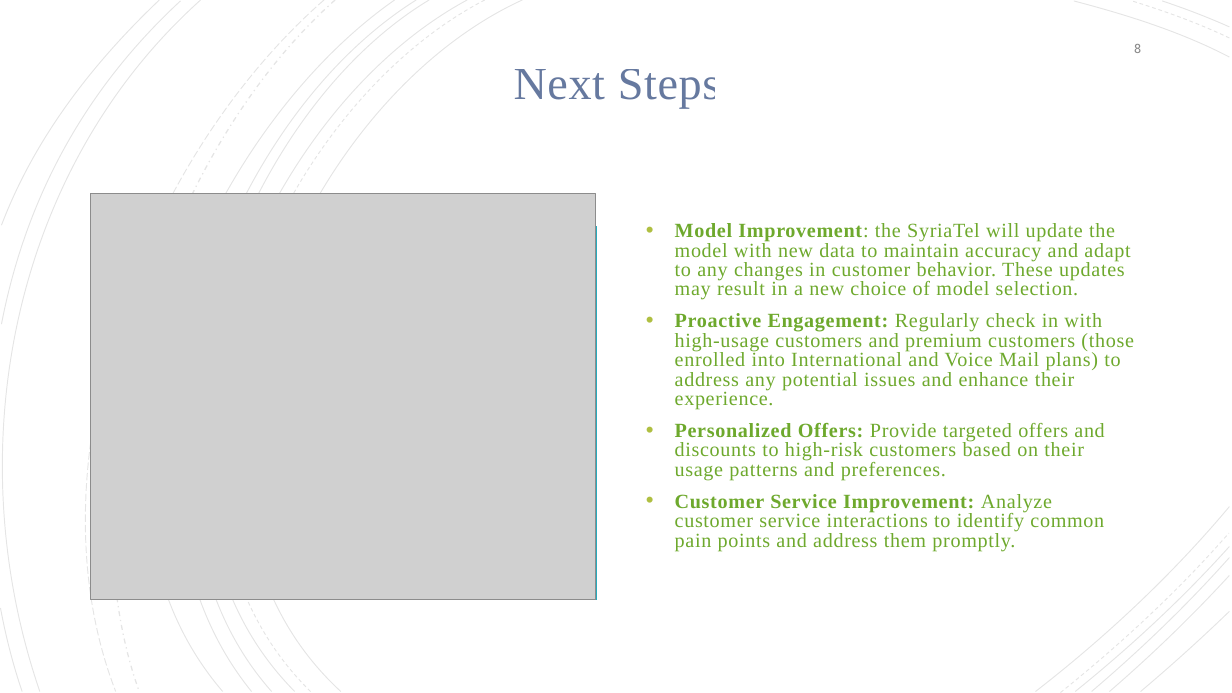
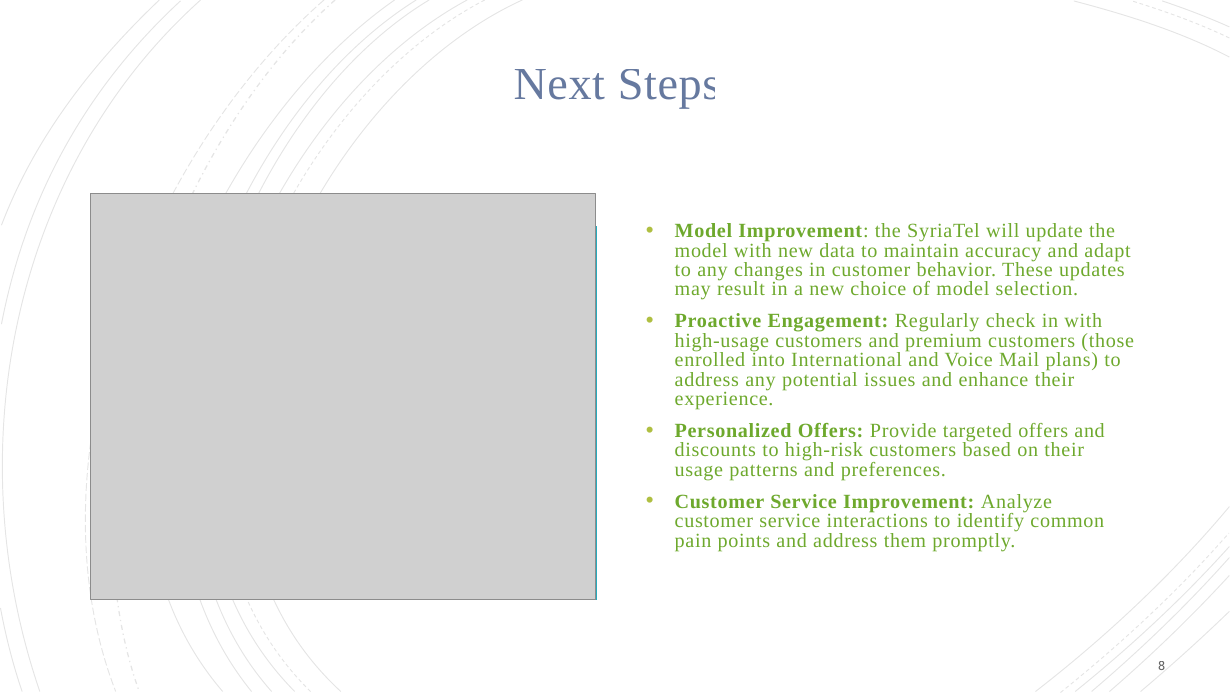
Before and after one commit to WambuiMunene/Phase-3-Project, a slide deck: slide 8 of Presentation.pptx. Drawn at 1232x693 pixels with LibreOffice and Linux fonts; fonts in the diff are those of the drawing; grey boxes stand for pictures. Boxes give left, top, right and bottom in pixels: in the first picture for what was removed or moved away, otherwise in the second. Text is boxed around its words. In the diff, an @@ line names an element or a change of style, - is before the commit and + after.

```diff
--- a/Presentation.pptx
+++ b/Presentation.pptx
@@ page number: place and size @@
-page number at (1134,44,1141,53)
+page number at (1158,661,1165,670)
@@ page number at (1158,661,1165,670): text colour #8C8C8C to #000000 at 60% opacity; less space between paragraphs @@
```
Also in this commit, not shown: 8 other slides changed, 1 other file.
